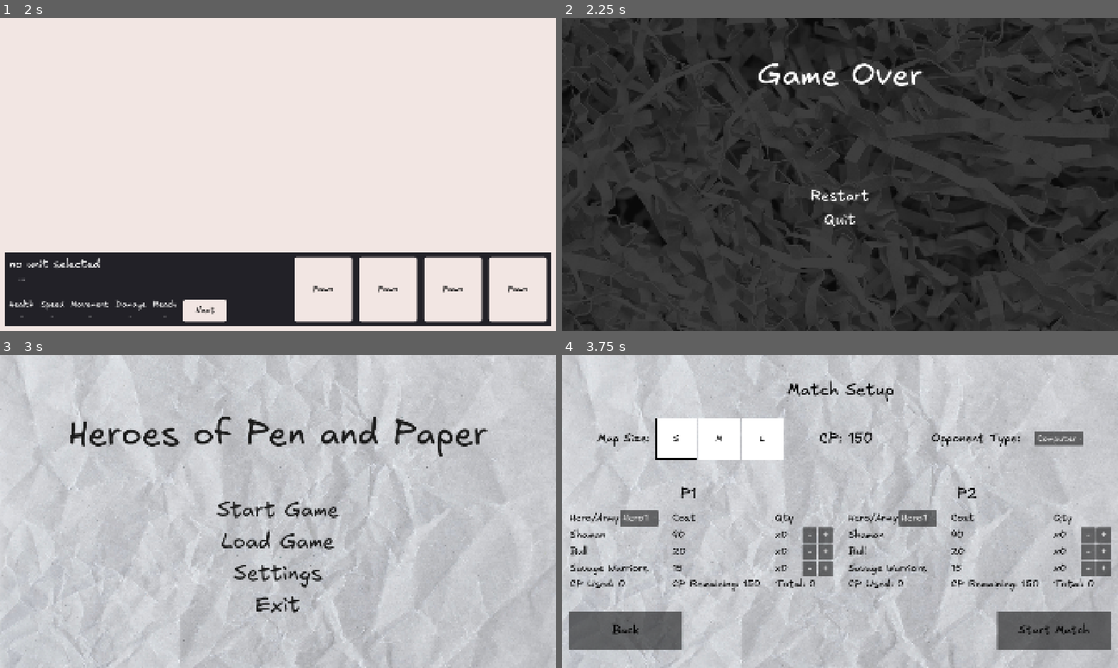
Above: before the commit, frames 1-4 (two rows, left to right).
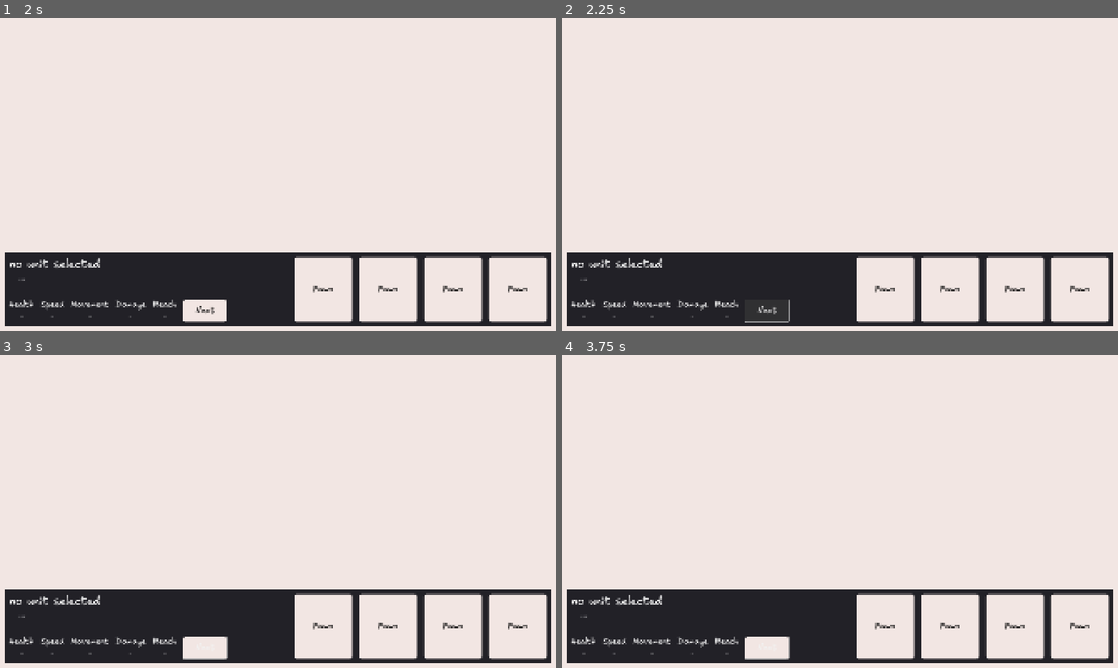
Above: after the commit, the same moments.

Repository: stvnnfrl/Portfolio
Game: Godot game, scene res://screens/main_menu/main_menu.tscn
Two runs of this game, one before a commit and one after it. Both use one fixed random seed, a clock stepped at 60 frames per second and the inputs below. The engine's default icon, where the game draws it, is replaced by a stand-in: a white triangle on a blue panel in a dark square.
Inputs (mouse positions are in pixels of both pictures, inside the frame that each line leads up to):
- Up to frame 1 (2 s): click "Start Game" at 0.5 s; click "Start Match" at 1.25 s
- Up to frame 2 (2.25 s): click "Next" at 2 s
- Up to frame 3 (3 s): click (278, 533) at 2.75 s, where only the run before the commit has a clickable "Restart"
- Up to frame 4 (3.75 s): click (840, 511) at 3.5 s, where only the run before the commit has a clickable "Start Game"

Frame 1 is identical in both runs. In frame 2, 90% of the frame differs, in the area x 0-100%, y 0-100%; in frame 3, 98%; in frame 4, 98%.

Commit message:
refactored pregame and added switch between player1 and player2

Diff:
--- a/hpp/screens/battle/pregame/dragged_unit.gd
+++ b/hpp/screens/battle/pregame/cursor_unit_preview.gd
@@ -1,5 +1,7 @@
 extends Sprite2D
 
+# unit sprite size
+# TODO: should probably be relative to grid size
 @export var size: Vector2 = Vector2(100, 100)
 
 # resize the sprite to get a consistent size
@@ -7,14 +9,7 @@
 # we can add scale multipliers to the unit
 var base_scale: Vector2 = Vector2.ONE
 
-func init() -> void:
-	# unset unit
-	set_unit_to(null)
-
-func _on_unit_selector_selected_unit_changed(unit: Unit) -> void:
-	set_unit_to(unit)
-
-func set_unit_to(unit: Unit) -> void:
+func _on_pregame_selected_unit_updated(unit: Unit) -> void:
 	texture = unit.texture if unit != null else null
 	base_scale = size / texture.get_size() if texture != null else Vector2.ONE
 
--- a/hpp/screens/battle/pregame/grid.gd
+++ b/hpp/screens/battle/pregame/grid.gd
@@ -1,16 +1,12 @@
 extends ColorRect
 
+@export var state: Pregame
 @export var cubic_coords: CubicCoords
 
 var placed_units: Dictionary[Vector3i, Node2D]
 
-var current_unit: Unit = null
-
-func init() -> void:
-	pass
-
-func _on_unit_selector_selected_unit_changed(unit: Unit) -> void:
-	current_unit = unit
+# indices for the current player - reset when players switch
+var placed_unit_indices: Dictionary[Node2D, int]
 
 func _on_gui_input(event: InputEvent) -> void:
 	if event is not InputEventMouseButton:
@@ -24,32 +20,61 @@
 
 	if event.button_index == MouseButton.MOUSE_BUTTON_LEFT:
 		# only do anything if a unit is selected
-		if current_unit == null:
+		var selected_unit = state.selected_unit
+		if selected_unit == null:
 			return
 
 		var grid_coordinates = cubic_coords.cubic_round(cubic_coords.pos2D_to_cubic(event.position))
-		var unit_at_click = placed_units.get(grid_coordinates)
 
-		# free what was previously there
-		if unit_at_click != null:
-			unit_at_click.queue_free()
+		# check whether we can afford the unit
+		var purchase_callback = state.can_purchase()
+		if purchase_callback.is_null():
+			return
+
+		# check whether we can remove what was already there
+		var clear_callback = can_clear(grid_coordinates)
+		if clear_callback.is_null():
+			return
+
+		# trigger the purchase
+		purchase_callback.call()
+		clear_callback.call()
 
 		# place a new unit
 		var screen_coordinates = cubic_coords.cubic_to_pos2D(grid_coordinates)
-		var new_unit = create_unit_at(screen_coordinates)
+		var new_unit = create_unit_at(screen_coordinates, selected_unit)
 		placed_units[grid_coordinates] = new_unit
+		placed_unit_indices[new_unit] = state.selected_index
 
 	elif event.button_index == MouseButton.MOUSE_BUTTON_RIGHT:
-		# clear the unit
+		# clear the unit if possible
 		var grid_coordinates = cubic_coords.cubic_round(cubic_coords.pos2D_to_cubic(event.position))
-		var unit_at_click = placed_units.get(grid_coordinates)
+		var clear_callback = can_clear(grid_coordinates)
+		if clear_callback.is_valid():
+			clear_callback.call()
 
-		if unit_at_click != null:
-			placed_units.erase(grid_coordinates)
-			unit_at_click.queue_free()
+func can_clear(coordinates: Vector3i) -> Callable:
+	var unit = placed_units.get(coordinates)
+	if unit == null:  # yes, don't need to do anything
+		return func(): pass
 
-func create_unit_at(screen_coordinates: Vector2) -> Node2D:
-	var new_unit = current_unit.duplicate()
+	var unit_index = placed_unit_indices.get(unit)
+	if unit_index == null:  # no, this unit was placed by another player
+		return Callable()
+
+	var refund_callback = state.can_refund(unit_index)
+	if refund_callback.is_null():  # no, something in the state is preventing a refund
+		return Callable()
+
+	# yes, here's a callback to clear the coordinate
+	return func():
+		refund_callback.call()
+		placed_unit_indices.erase(unit)
+		placed_units.erase(coordinates)
+		unit.queue_free()
+
+func create_unit_at(screen_coordinates: Vector2, unit_type: Unit) -> Node2D:
+	var new_unit = unit_type.duplicate()
 
 	# make sizes consistent between units
 	var current_size = new_unit.texture.get_size()
@@ -60,3 +85,6 @@
 	add_child(new_unit)
 
 	return new_unit
+
+func _on_pregame_units_updated(_units: Array[Unit]) -> void:
+	placed_unit_indices = {}
--- a/hpp/screens/battle/pregame/pregame.gd
+++ b/hpp/screens/battle/pregame/pregame.gd
@@ -1,26 +1,81 @@
-extends Control
+class_name Pregame extends Control
 
-@export var units_script: Node
-@export var info_script: Node
-@export var drag_script: Node
-@export var grid_script: Node
+signal units_updated(units: Array[Unit])
+signal selected_unit_updated(unit: Unit)
 
-func init(hero1: Hero, _units_counts1: Array[int], hero2: Hero, _units_counts2: Array[int]):
-	var units1: Array[Unit] = []
+@export var grid: Node
+
+var current_player: int
+
+var current_units: Array[Unit]
+var current_unit_counts: Array[int]
+var selected_unit: Unit
+var selected_index: int
+
+# store player info so we can hand it back once we're done
+var _hero1: Hero
+var _hero2: Hero
+var _units1: Array[Unit]
+var _units2: Array[Unit]
+var _unit_counts1: Array[int]
+var _unit_counts2: Array[int]
+
+func init(hero1: Hero, unit_counts1: Array[int], hero2: Hero, unit_counts2: Array[int]):
+	_hero1 = hero1
+	_hero2 = hero2
+	_unit_counts1 = unit_counts1
+	_unit_counts2 = unit_counts2
+
+	# instantiate units so other scripts can work with fields directly
+	_units1 = []
 	for unit_scene in hero1.units:
-		units1.append(unit_scene.instantiate())
+		_units1.append(unit_scene.instantiate())
+	_units2 = []
+	for unit_scene in hero2.units:
+		_units2.append(unit_scene.instantiate())
 
-	var units2: Array[Unit] = []
-	for unit_scene in hero2.units:
-		units2.append(unit_scene.instantiate())
+	# initialize state
+	current_player = 1
+	change_units_to(_units1)
+	current_unit_counts = _unit_counts1
 
-	units_script.init(units1, units2)
-	info_script.init()
-	drag_script.init()
-	grid_script.init()
+func change_units_to(new_units: Array[Unit]):
+	current_units = new_units
+
+	change_selected_unit_to(-1)  # unselect
+	units_updated.emit(current_units)
+
+func change_selected_unit_to(index: int):
+	selected_index = index
+
+	selected_unit = null
+	if selected_index >= 0:
+		selected_unit = current_units[selected_index]
+
+	selected_unit_updated.emit(selected_unit)
+
+# returns a callback to purchase a unit if it can be afforded
+func can_purchase() -> Callable:
+	if current_unit_counts[selected_index] > 0:
+		return func(): current_unit_counts[selected_index] -= 1
+
+	return Callable()  # equivalent to null
+
+# returns a callback to refund a unit
+func can_refund(index: int) -> Callable:
+	return func(): current_unit_counts[index] += 1
+
+# handle next button
+func _on_button_pressed() -> void:
+	if current_player == 1:
+		current_player = 2
+		change_units_to(_units2)
+		current_unit_counts = _unit_counts2
+	else:
+		SceneManager.load_game_over()
 
 
-# initialize with random data (only for testing)
+# initialize with testing data
 
 @export var test_unit_texture_atlas: Texture2D
 
@@ -30,13 +85,3 @@
 	init \
 		( monarch, [ 1, 2, 3, 4 ]
 		, monarch, [ 4, 3, 2, 1 ] )
-
-func create_atlas_texture(x: int, y: int) -> AtlasTexture:
-	var atlas = AtlasTexture.new()
-	atlas.atlas = test_unit_texture_atlas
-	atlas.region = Rect2(x*128, y*128, 128, 128)
-	return atlas
-
-
-func _on_button_pressed() -> void:
-	SceneManager.load_game_over()
--- a/hpp/screens/battle/pregame/pregame.tscn
+++ b/hpp/screens/battle/pregame/pregame.tscn
@@ -8,7 +8,7 @@
 [ext_resource type="Script" uid="uid://cfe1mjyw2cuqm" path="res://screens/battle/pregame/grid.gd" id="3_u80o1"]
 [ext_resource type="Script" uid="uid://cj2rbjop1ymw7" path="res://hex_grid/cubic_coords.gd" id="4_jfu4o"]
 [ext_resource type="Script" uid="uid://bv71pol8nortl" path="res://screens/battle/pregame/unit_selector.gd" id="4_wxa71"]
-[ext_resource type="Script" uid="uid://c7pcefq1w8xsf" path="res://screens/battle/pregame/dragged_unit.gd" id="6_5qa4y"]
+[ext_resource type="Script" uid="uid://c7pcefq1w8xsf" path="res://screens/battle/pregame/cursor_unit_preview.gd" id="6_5qa4y"]
 
 [sub_resource type="Resource" id="Resource_2edq3"]
 script = ExtResource("4_jfu4o")
@@ -16,7 +16,7 @@
 
 [sub_resource type="StyleBoxEmpty" id="StyleBoxEmpty_ug2bj"]
 
-[node name="Pregame" type="Control" node_paths=PackedStringArray("units_script", "info_script", "drag_script", "grid_script")]
+[node name="Pregame" type="Control"]
 layout_mode = 3
 anchors_preset = 15
 anchor_right = 1.0
@@ -24,13 +24,9 @@
 grow_horizontal = 2
 grow_vertical = 2
 script = ExtResource("1_k75mm")
-units_script = NodePath("Main/Padding/Main/UnitSelector")
-info_script = NodePath("Main/Padding/Main/Info")
-drag_script = NodePath("DraggedUnit")
-grid_script = NodePath("Grid")
 test_unit_texture_atlas = ExtResource("2_rrnwb")
 
-[node name="Grid" type="ColorRect" parent="."]
+[node name="Grid" type="ColorRect" parent="." node_paths=PackedStringArray("state")]
 layout_mode = 1
 anchors_preset = 15
 anchor_right = 1.0
@@ -39,6 +35,7 @@
 grow_vertical = 2
 color = Color(0.9490196, 0.9019608, 0.8901961, 1)
 script = ExtResource("3_u80o1")
+state = NodePath("..")
 cubic_coords = SubResource("Resource_2edq3")
 
 [node name="Main" type="MarginContainer" parent="."]
@@ -168,10 +165,11 @@
 layout_mode = 2
 text = "Next"
 
-[node name="UnitSelector" type="HBoxContainer" parent="Main/Padding/Main" node_paths=PackedStringArray("buttons")]
+[node name="UnitSelector" type="HBoxContainer" parent="Main/Padding/Main" node_paths=PackedStringArray("state", "buttons")]
 layout_mode = 2
 size_flags_horizontal = 8
 script = ExtResource("4_wxa71")
+state = NodePath("../../../..")
 buttongroup = ExtResource("2_ote4s")
 buttons = [NodePath("Unit1"), NodePath("Unit2"), NodePath("Unit3"), NodePath("Unit4")]
 
@@ -203,12 +201,12 @@
 button_group = ExtResource("2_ote4s")
 text = "Unit 4"
 
-[node name="DraggedUnit" type="Sprite2D" parent="."]
+[node name="CursorUnitPreview" type="Sprite2D" parent="."]
 script = ExtResource("6_5qa4y")
 
+[connection signal="selected_unit_updated" from="." to="Main/Padding/Main/Info" method="_on_pregame_selected_unit_updated"]
+[connection signal="selected_unit_updated" from="." to="CursorUnitPreview" method="_on_pregame_selected_unit_updated"]
+[connection signal="units_updated" from="." to="Grid" method="_on_pregame_units_updated"]
+[connection signal="units_updated" from="." to="Main/Padding/Main/UnitSelector" method="_on_pregame_units_updated"]
 [connection signal="gui_input" from="Grid" to="Grid" method="_on_gui_input"]
 [connection signal="pressed" from="Main/Padding/Main/Info/Stats/Button" to="." method="_on_button_pressed"]
-[connection signal="selectedUnitChanged" from="Main/Padding/Main/UnitSelector" to="Grid" method="_on_unit_selector_selected_unit_changed"]
-[connection signal="selectedUnitChanged" from="Main/Padding/Main/UnitSelector" to="Main/Padding/Main/Info" method="_on_unit_selector_selected_unit_changed"]
-[connection signal="selectedUnitChanged" from="Main/Padding/Main/UnitSelector" to="Main/Padding/Main/Info/Stats" method="_on_units_selected_unit_changed"]
-[connection signal="selectedUnitChanged" from="Main/Padding/Main/UnitSelector" to="DraggedUnit" method="_on_unit_selector_selected_unit_changed"]
--- a/hpp/screens/battle/pregame/unit_info.gd
+++ b/hpp/screens/battle/pregame/unit_info.gd
@@ -9,29 +9,12 @@
 @export var damage_label: Label
 @export var reach_label: Label
 
-func init() -> void:
-	unset_labels()
-
 func unset_labels() -> void:
 	set_labels_to \
 		( "no unit selected", "..."
 		, "-", "-", "-", "-", "-" )
 
-func set_labels_to \
-		( unit_name: String, flavor_text: String
-		, health: String, speed: String, movement: String, damage: String, reach: String ) \
-		-> void:
-
-	name_label.text = unit_name
-	flavor_label.text = flavor_text
-
-	health_label.text = health
-	speed_label.text = speed
-	movement_label.text = movement
-	damage_label.text = damage
-	reach_label.text = reach
-
-func _on_unit_selector_selected_unit_changed(unit: Unit) -> void:
+func _on_pregame_selected_unit_updated(unit: Unit) -> void:
 	if unit == null:  # deselected
 		unset_labels()
 		return
@@ -47,3 +30,17 @@
 		, str(unit.dmg_min) + "-" + str(unit.dmg_max)
 		, str(unit.reach)
 		)
+
+func set_labels_to \
+		( unit_name: String, flavor_text: String
+		, health: String, speed: String, movement: String, damage: String, reach: String ) \
+		-> void:
+
+	name_label.text = unit_name
+	flavor_label.text = flavor_text
+
+	health_label.text = health
+	speed_label.text = speed
+	movement_label.text = movement
+	damage_label.text = damage
+	reach_label.text = reach
--- a/hpp/screens/battle/pregame/unit_selector.gd
+++ b/hpp/screens/battle/pregame/unit_selector.gd
@@ -1,43 +1,37 @@
-"""
-adapts buttongroup.pressed
-for a deselectable radio input
-"""
-
-class_name UnitSelector
 extends HBoxContainer
 
-signal selectedUnitChanged(unit: Unit)
+@export var state: Pregame
 
 @export var buttongroup: ButtonGroup
-@export var buttons: Array[Button]
+@export var buttons: Array[Button]  # explicitly set order
 
-@onready
 var buttonMap: Dictionary[Button, int]
 
-var units: Array[Unit]
-
-func init(units1: Array[Unit], _units2: Array[Unit]) -> void:
-	units = units1
-
-	# initialize buttonmap and button label
+func _ready():
+	# initialize button map
 	for i in buttons.size():
 		var button = buttons[i]
-
-		button.text = units[i].name
 		buttonMap[button] = i
 
+	# start emitting signals
 	buttongroup.pressed.connect(_handle_selected_unit_change)
 
 func _handle_selected_unit_change(__) -> void:
 	# need to get pressed here
 	# since unselecting by double click
 	# gives same arg as select
-	# and don't want to duplicate state in a global
 	var button = buttongroup.get_pressed_button()
 	var index = buttonMap.get(button, -1)
 
-	var unit: Unit = null
-	if index >= 0:
-		unit = units[index]
+	state.change_selected_unit_to(index)
 
-	selectedUnitChanged.emit(unit)
+func _on_pregame_units_updated(units: Array[Unit]) -> void:
+	# unselect whatever's selected
+	var pressed = buttongroup.get_pressed_button()
+	if pressed:
+		pressed.button_pressed = false
+
+	# update display
+	for i in buttons.size():
+		var button = buttons[i]
+		button.text = units[i].name
Renamed: hpp/screens/battle/pregame/dragged_unit.gd.uid -> hpp/screens/battle/pregame/cursor_unit_preview.gd.uid
